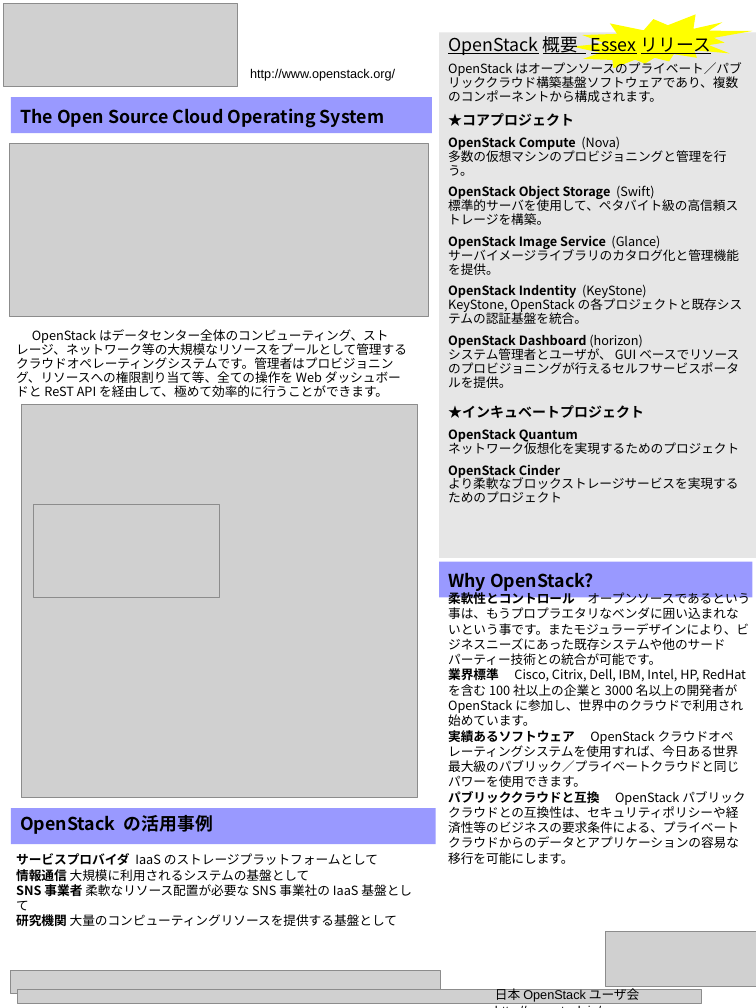
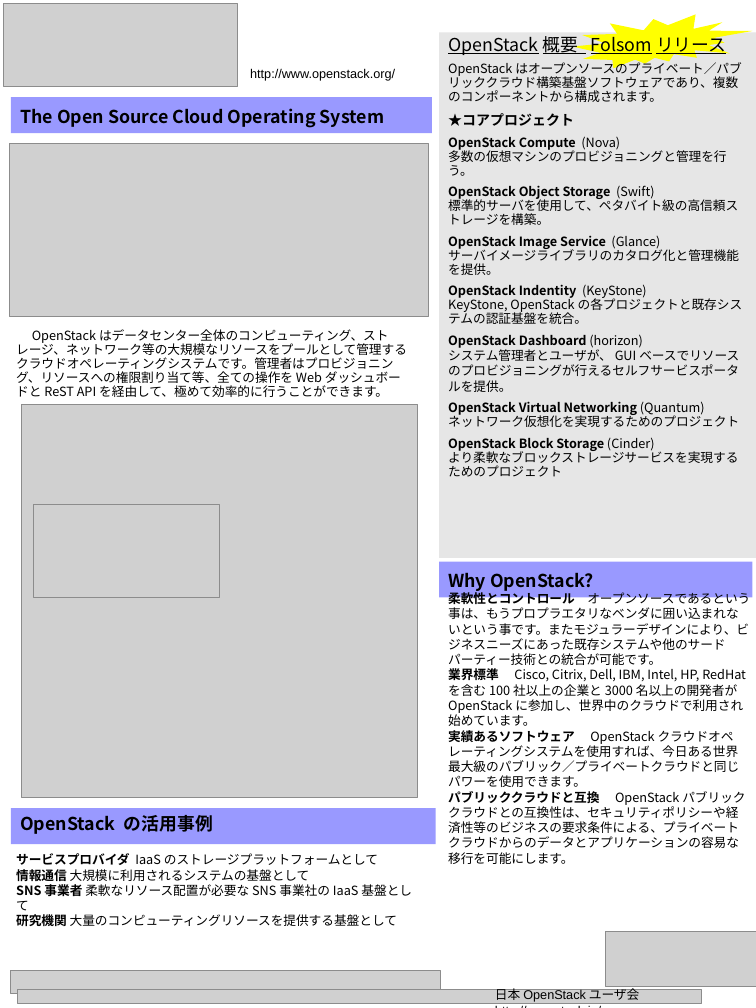
Before and after one commit to irixjp/openstack-leaflet, a slide deck: slide 1 of OpenStack-leaflet.odp. Drawn at 756x1008 pixels with LibreOffice and Linux fonts; fonts in the diff are those of the drawing; grey boxes stand for pictures. Boxes give left, top, right and bottom in pixels: in the first picture for what was removed or moved away, otherwise in the second. Text is boxed around its words. In the diff, an @@ line names an element or a change of style, - is before the commit and + after.

Commit message:
edit leaflet for OSC.CLoud

```diff
--- a/OpenStack-leaflet.odp
+++ b/OpenStack-leaflet.odp
@@ text at [448, 60, 741, 477]: text changed @@
-OpenStack概要 Essexリリース
+OpenStack概要 Folsomリリース
@@ text at [448, 347, 612, 392]: line spacing 11pt to 1 @@
@@ text at [448, 401, 705, 416]: text changed @@
-★インキュベートプロジェクト
-OpenStack Quantum
+OpenStack Virtual Networking (Quantum)
@@ text at [448, 437, 655, 451]: text changed @@
-OpenStack Cinder
+OpenStack Block Storage (Cinder)
```
